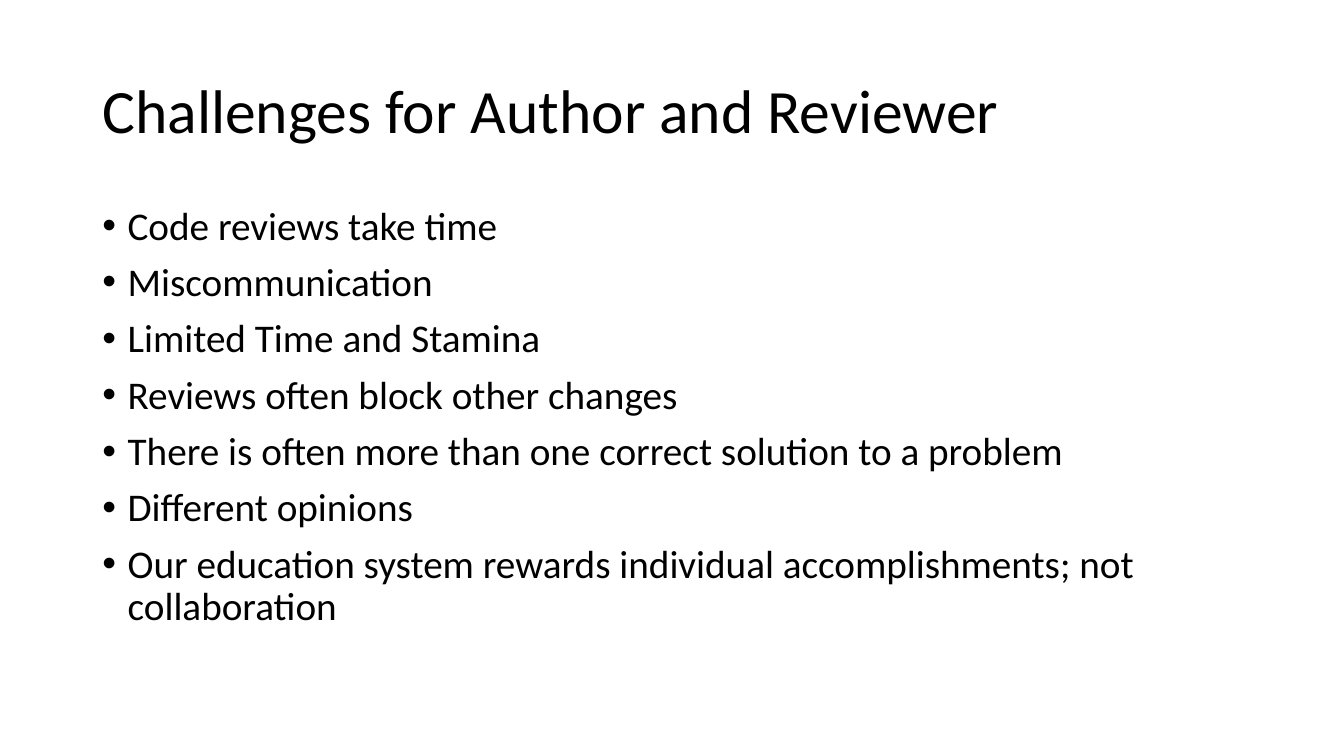
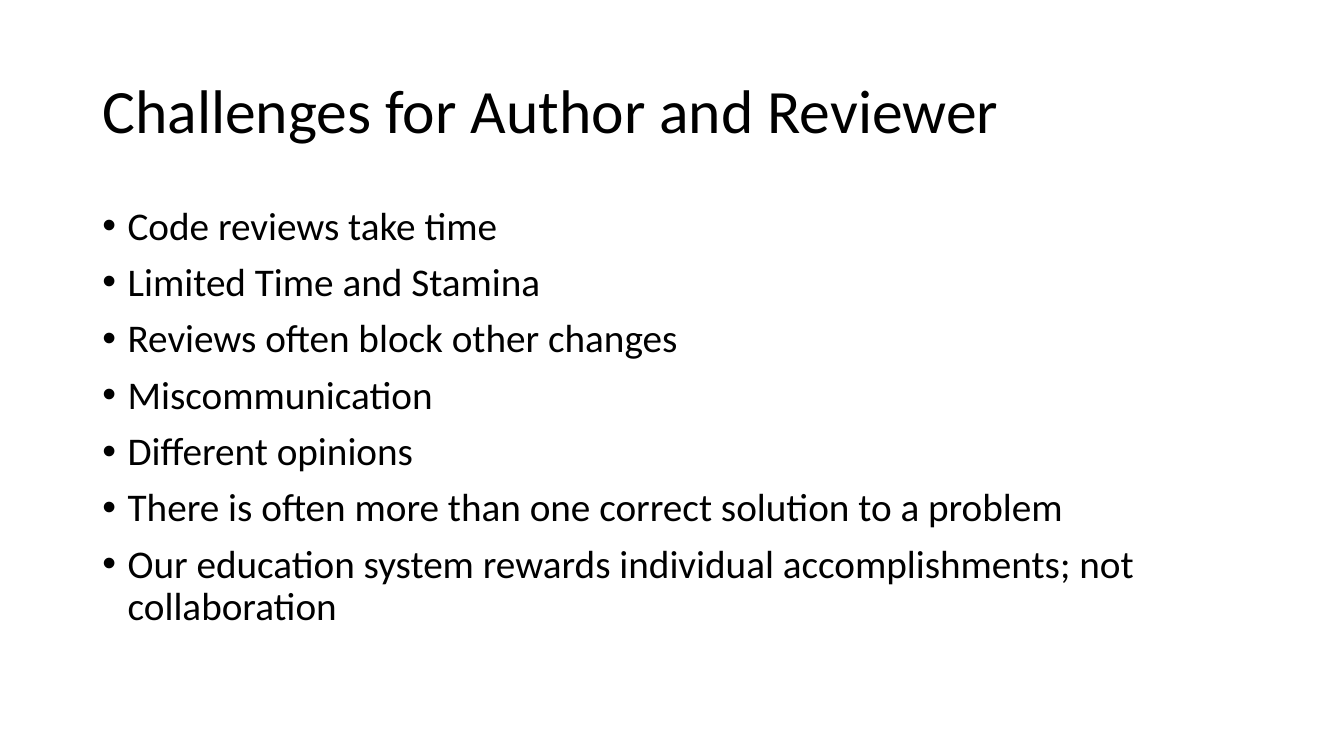
Before and after one commit to DavidGiard/Presentation-Slides, a slide deck: slide 14 of Blood-Sweat-and-Code-Reviews/Code Reviews.pptx. Drawn at 1344x756 pixels with LibreOffice and Linux fonts; fonts in the diff are those of the drawing. Boxes give left, top, right and bottom in pixels: in the first picture for what was removed or moved away, otherwise in the second. Text is boxed around its words. In the diff, an @@ line names an element or a change of style, - is before the commit and + after.

Commit message:
Update Code Review slides

```diff
--- a/Blood-Sweat-and-Code-Reviews/Code Reviews.pptx
+++ b/Blood-Sweat-and-Code-Reviews/Code Reviews.pptx
@@ text at (128, 269, 433, 297): paragraph removed @@
-• Miscommunication
@@ text at (128, 382, 433, 472): paragraphs added @@
+• Miscommunication
+• Different opinions
@@ text at (128, 494, 413, 528): paragraph removed @@
-• Different opinions
```
Also in this commit, not shown: 7 other slides changed.
